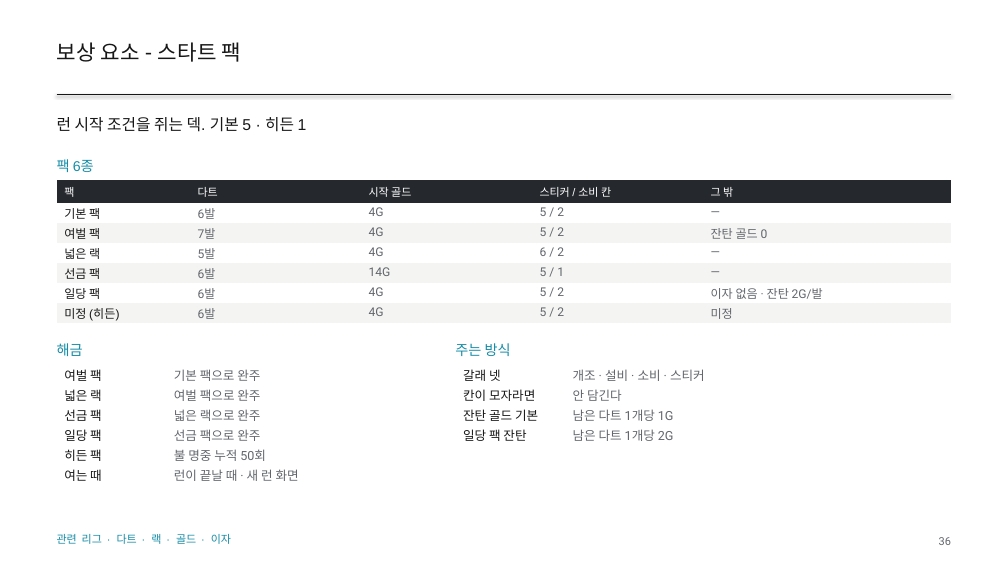
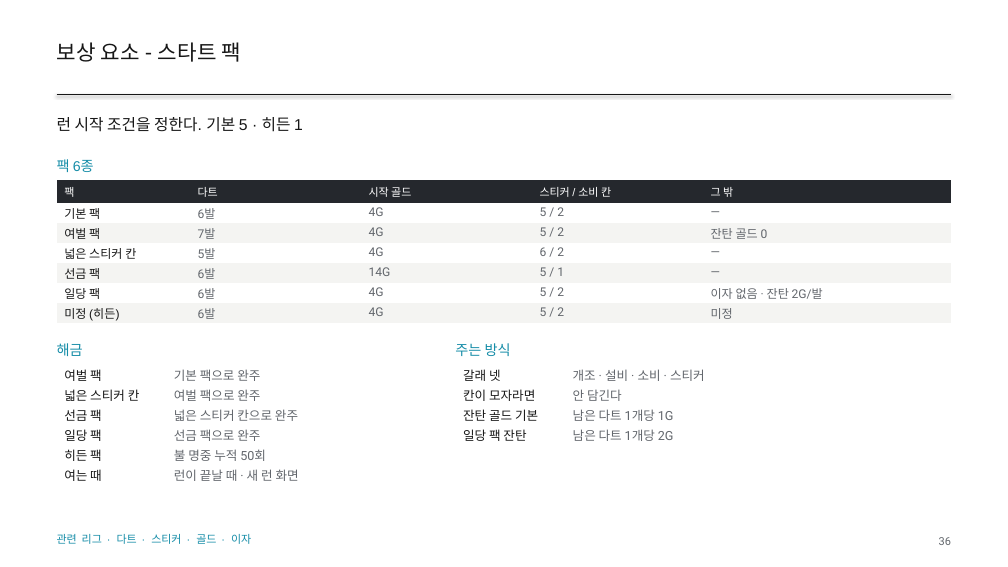
Before and after one commit to GGbong69/test-03, a slide deck: slide 36 of docs/HIGHTONE_기획서.pptx. Drawn at 1008x567 pixels with LibreOffice and Linux fonts; fonts in the diff are those of the drawing. Boxes give left, top, right and bottom in pixels: in the first picture for what was removed or moved away, otherwise in the second. Text is boxed around its words. In the diff, an @@ line names an element or a change of style, - is before the commit and + after.

```diff
--- a/docs/HIGHTONE_기획서.pptx
+++ b/docs/HIGHTONE_기획서.pptx
@@ text at [57,117,303,132]: text changed @@
-런 시작 조건을 쥐는 덱. 기본 5 · 히든 1
+런 시작 조건을 정한다. 기본 5 · 히든 1
@@ table at [57,180,951,324] @@
-row 4, column 1: 넓은 랙
+row 4, column 1: 넓은 스티커 칸
@@ table at [57,364,414,485] @@
-row 2, column 1: 넓은 랙
+row 2, column 1: 넓은 스티커 칸
-row 3, column 2: 넓은 랙으로 완주
+row 3, column 2: 넓은 스티커 칸으로 완주
@@ text at [57,534,251,544]: text changed @@
-관련 리그 · 다트 · 랙 · 골드 · 이자
+관련 리그 · 다트 · 스티커 · 골드 · 이자
```
Also in this commit, not shown: 37 other slides changed, 3 other files.
